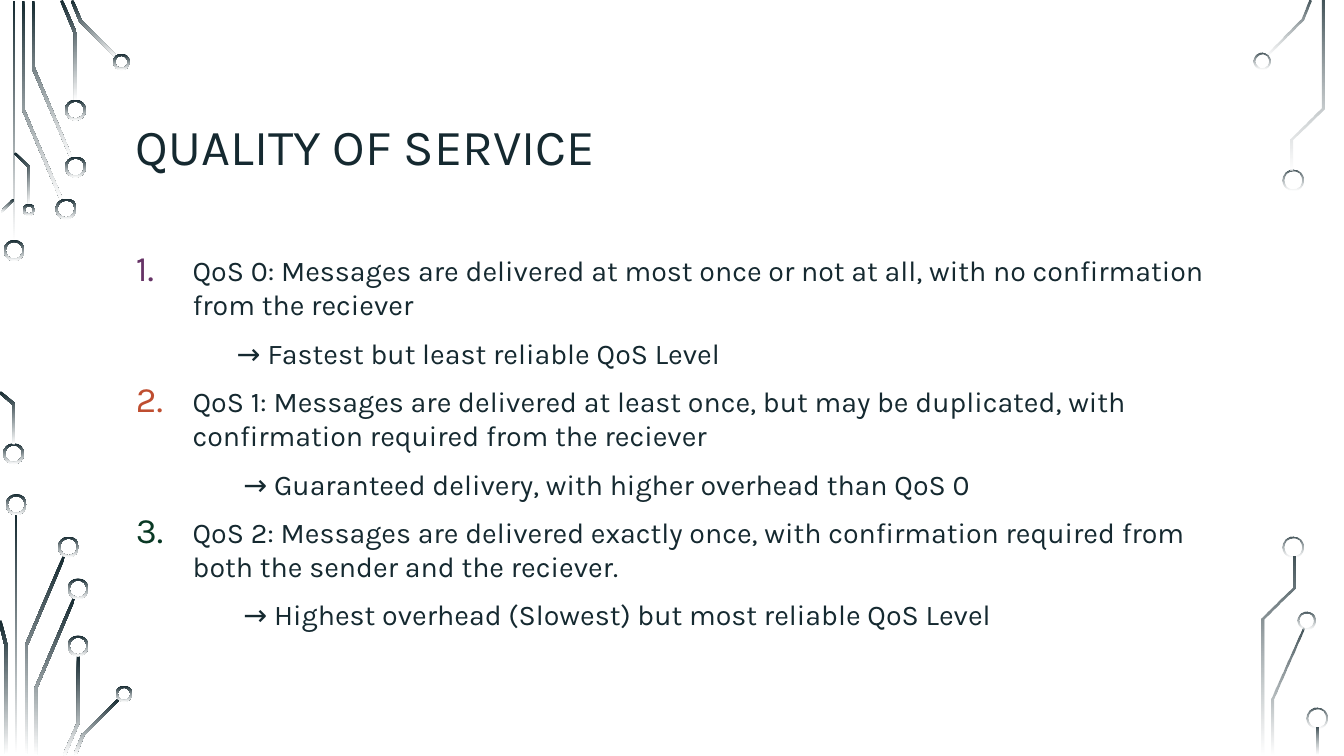
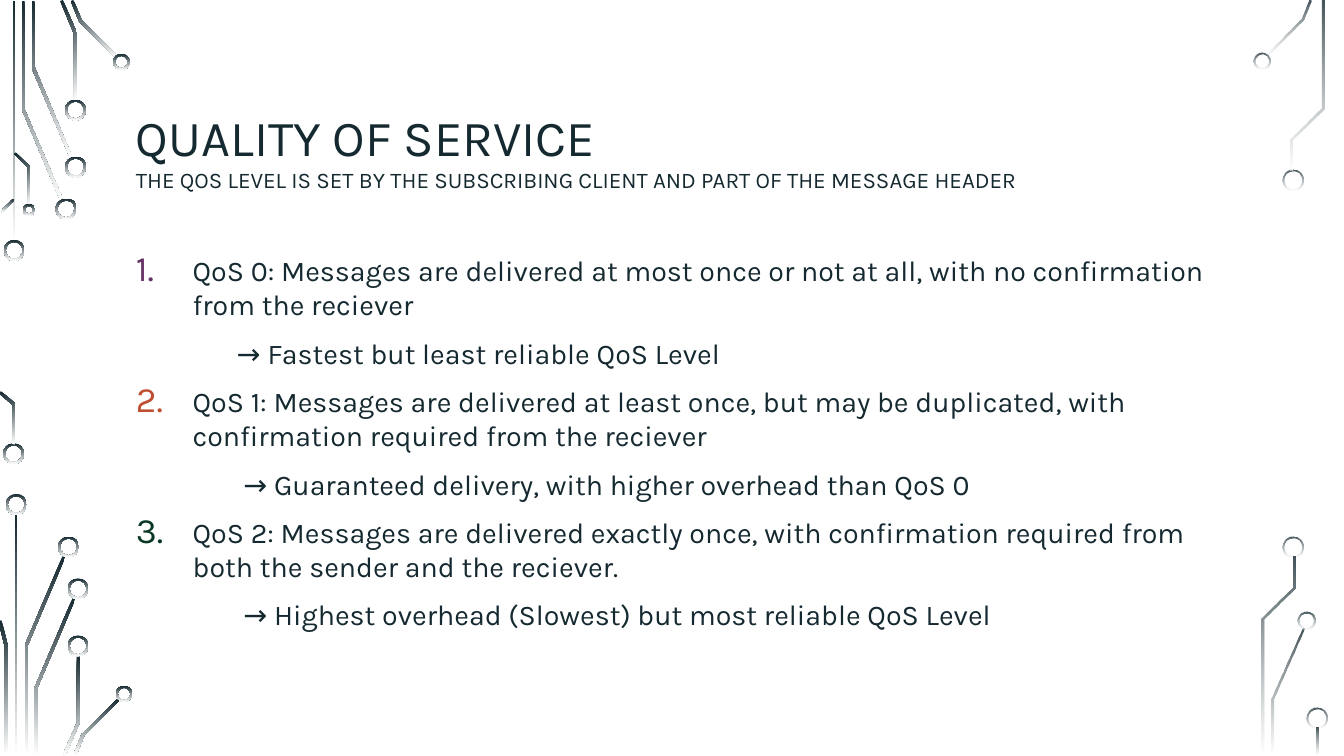
Before and after one commit to sebivenlo/ESD-2023-MQTT, a slide deck: slide 8 of Presentation/Jonas MQTT.pptx. Drawn at 1344x756 pixels with LibreOffice and Linux fonts; fonts in the diff are those of the drawing; background and template pictures are left out. Boxes give left, top, right and bottom in pixels: in the first picture for what was removed or moved away, otherwise in the second. Text is boxed around its words. In the diff, an @@ line names an element or a change of style, - is before the commit and + after.

```diff
--- a/Presentation/Jonas MQTT.pptx
+++ b/Presentation/Jonas MQTT.pptx
@@ title at <box>136,123,1016,192</box>: text changed; size 36 to 16 pt @@
-QUALITY OF SERVICE
+QUALITY OF SERVICE
+THE QOS LEVEL IS SET BY THE SUBSCRIBING CLIENT AND PART OF THE MESSAGE HEADER
```
Also in this commit, not shown: 3 other slides changed, 1 slide added, 1 slide removed.
